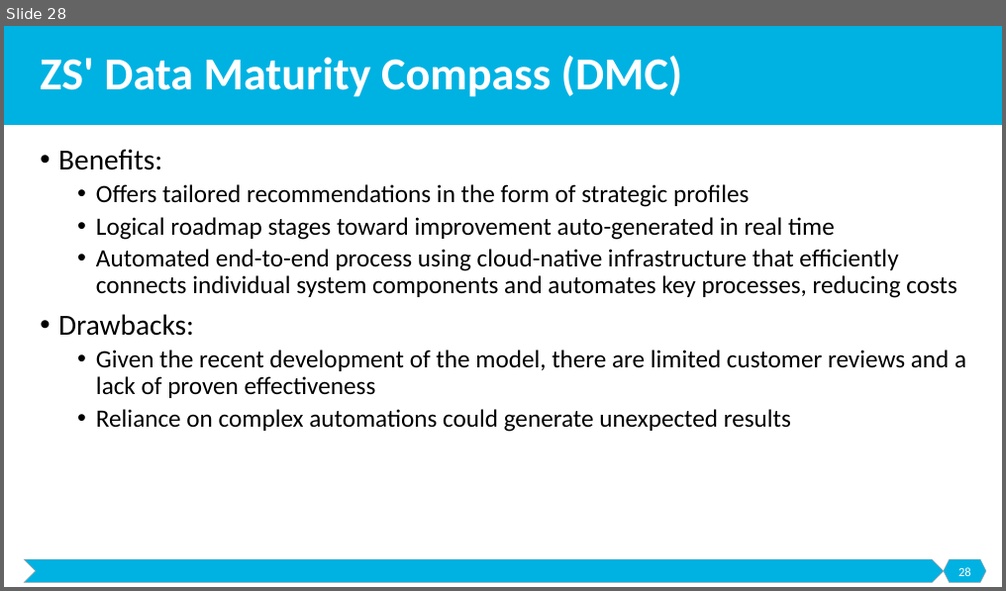
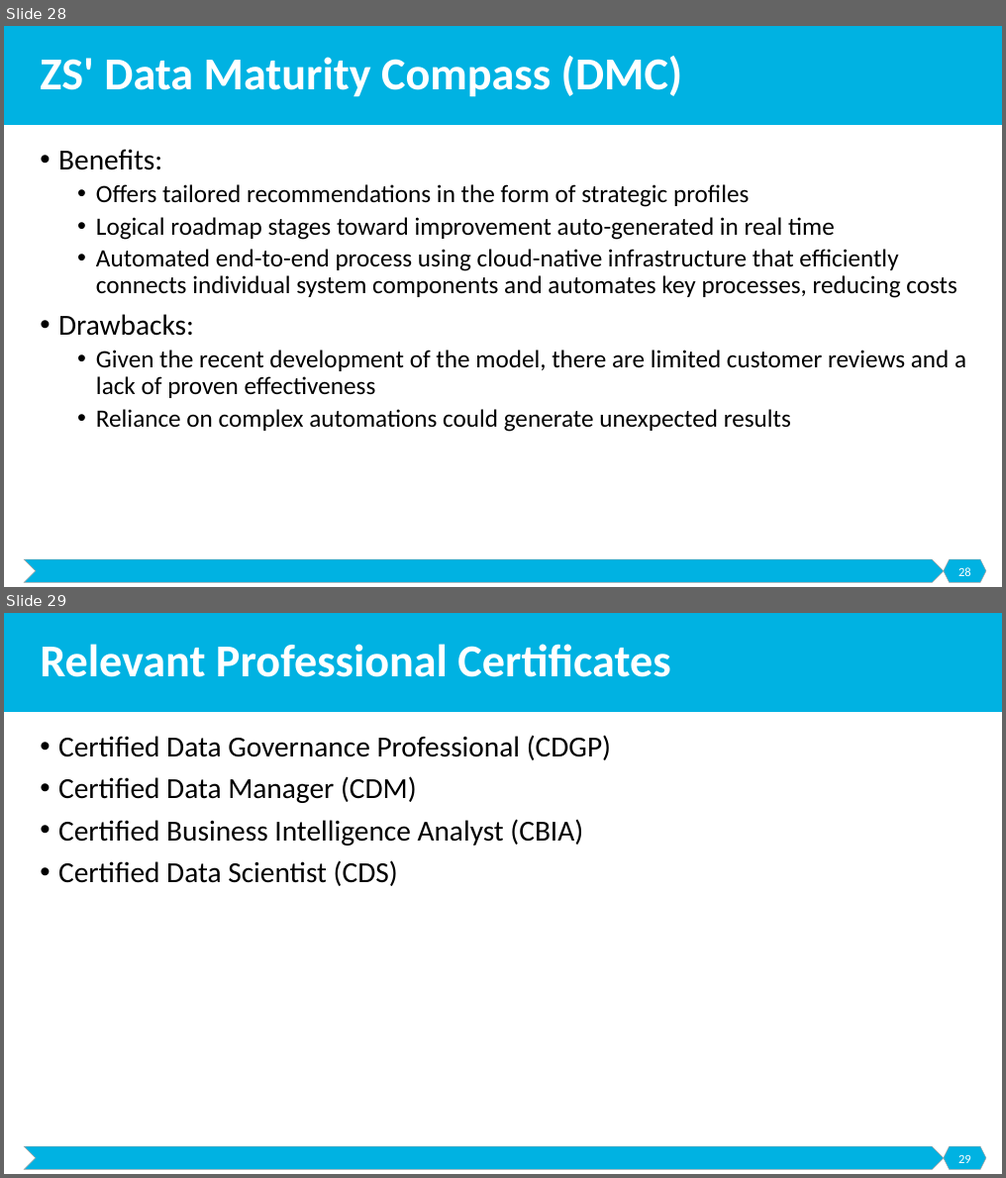
Before and after one commit to malenezi/malenezi, a slide deck: IS466/Lectures/8-Maturity/Maturity Models.pptx. Shown one above the other, each under a label of ours: slide 28 before the commit, slides 28 and 29 after it. The pictures are 1006x591 and 1006x1178 pixels, drawn with LibreOffice and Linux fonts; fonts in the diff are those of the drawing. Boxes give left, top, right and bottom in pixels: in the first picture for what was removed or moved away, otherwise in the second. Text is boxed around its words. In the diff, an @@ line names an element or a change of style, - is before the commit and + after.

```diff
--- a/IS466/Lectures/8-Maturity/Maturity Models.pptx
+++ b/IS466/Lectures/8-Maturity/Maturity Models.pptx
@@ slide 29 added at box(4, 613, 1002, 1174), background #FFFFFF; not listed: 3 template elements that a slide beside it also shows @@
@@ title added at box(40, 644, 670, 677), 44 pt, text #FFFFFF, bold @@
+Relevant Professional Certificates
@@ text added at box(58, 735, 611, 886), 28 pt, text #000000 @@
+• Certified Data Governance Professional (CDGP)
+• Certified Data Manager (CDM)
+• Certified Business Intelligence Analyst (CBIA)
+• Certified Data Scientist (CDS)
@@ page number added at box(958, 1156, 971, 1163), 12 pt, text #FFFFFF @@
+29
```
Also in this commit, not shown: 5 other slides added, 2 other files.
